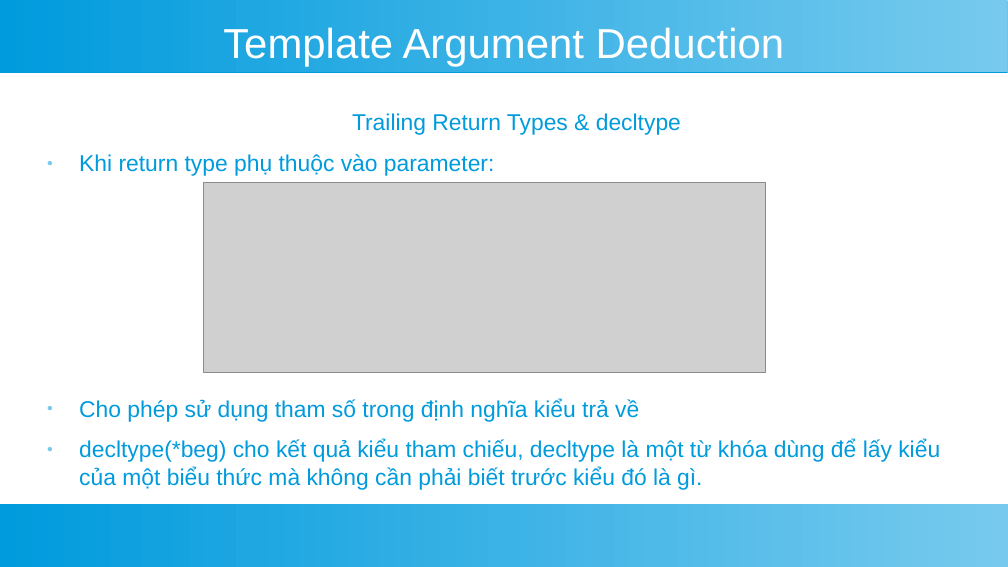
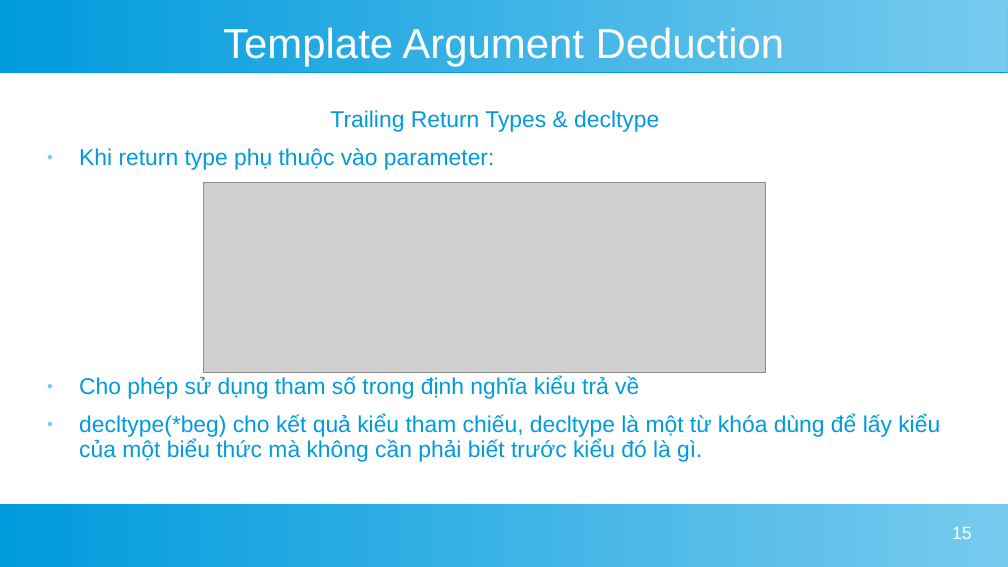
Before and after one commit to TrietTruong2243/AdvancedWeb_TicTacToe, a slide deck: slide 15 of template.odp. Drawn at 1008x567 pixels with LibreOffice and Linux fonts; fonts in the diff are those of the drawing; grey boxes stand for pictures. Boxes give left, top, right and bottom in pixels: in the first picture for what was removed or moved away, otherwise in the second. Text is boxed around its words. In the diff, an @@ line names an element or a change of style, - is before the commit and + after.

```diff
--- a/template.odp
+++ b/template.odp
@@ text "Trailing Return Types & decltype" at [79,110,940,462]: indent changed; line spacing 1 to 0.9 @@
@@ rectangle removed at [0,504,1008,567] @@
@@ freeform shape added at [0,504,1008,567], fill gradient #77CAEE to #009BDD @@
@@ page number added at [952,527,972,539], 14 pt, text #FFFFFF @@
+15
```
Also in this commit, not shown: 26 other slides changed, 1 slide added, 2 slides removed.
